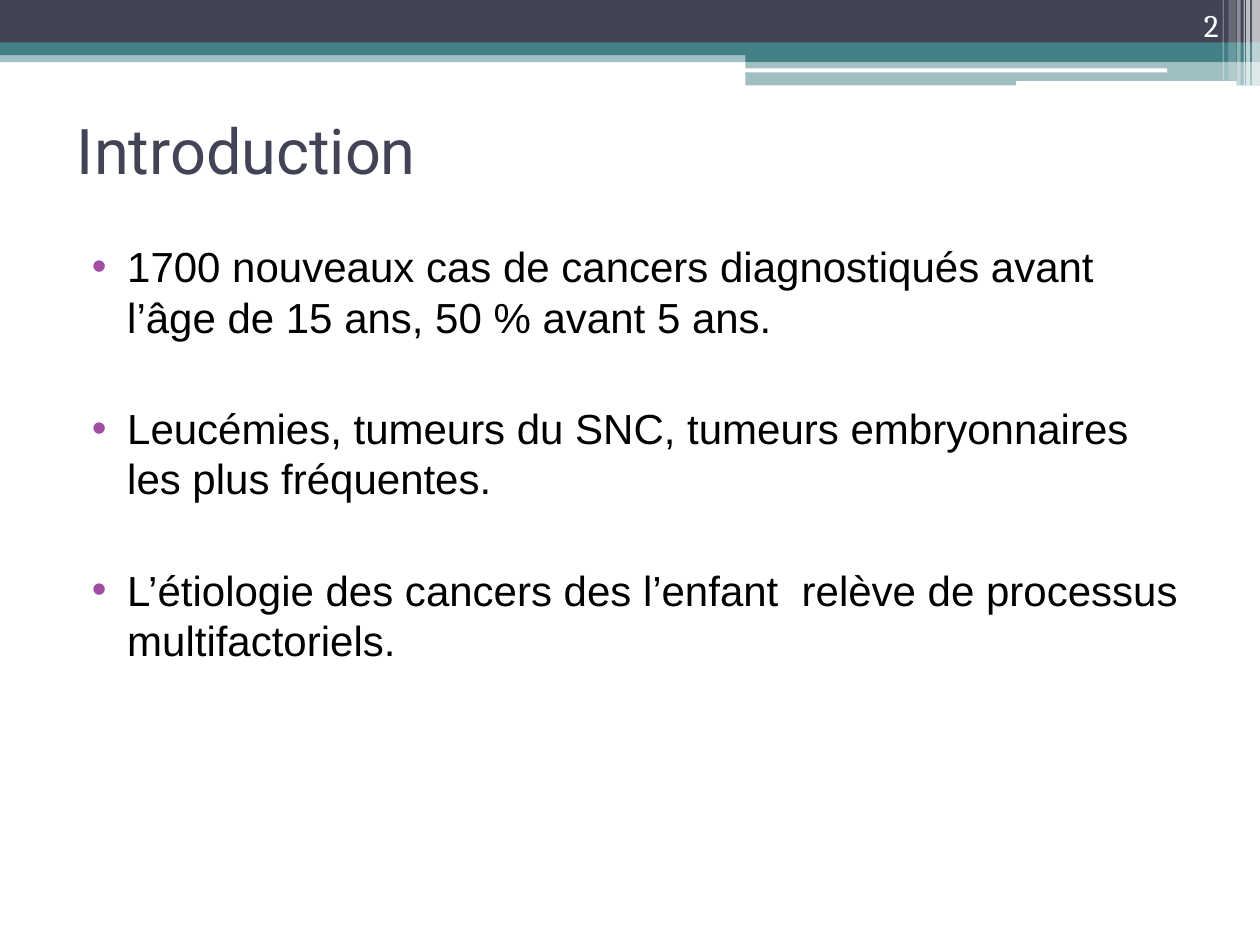
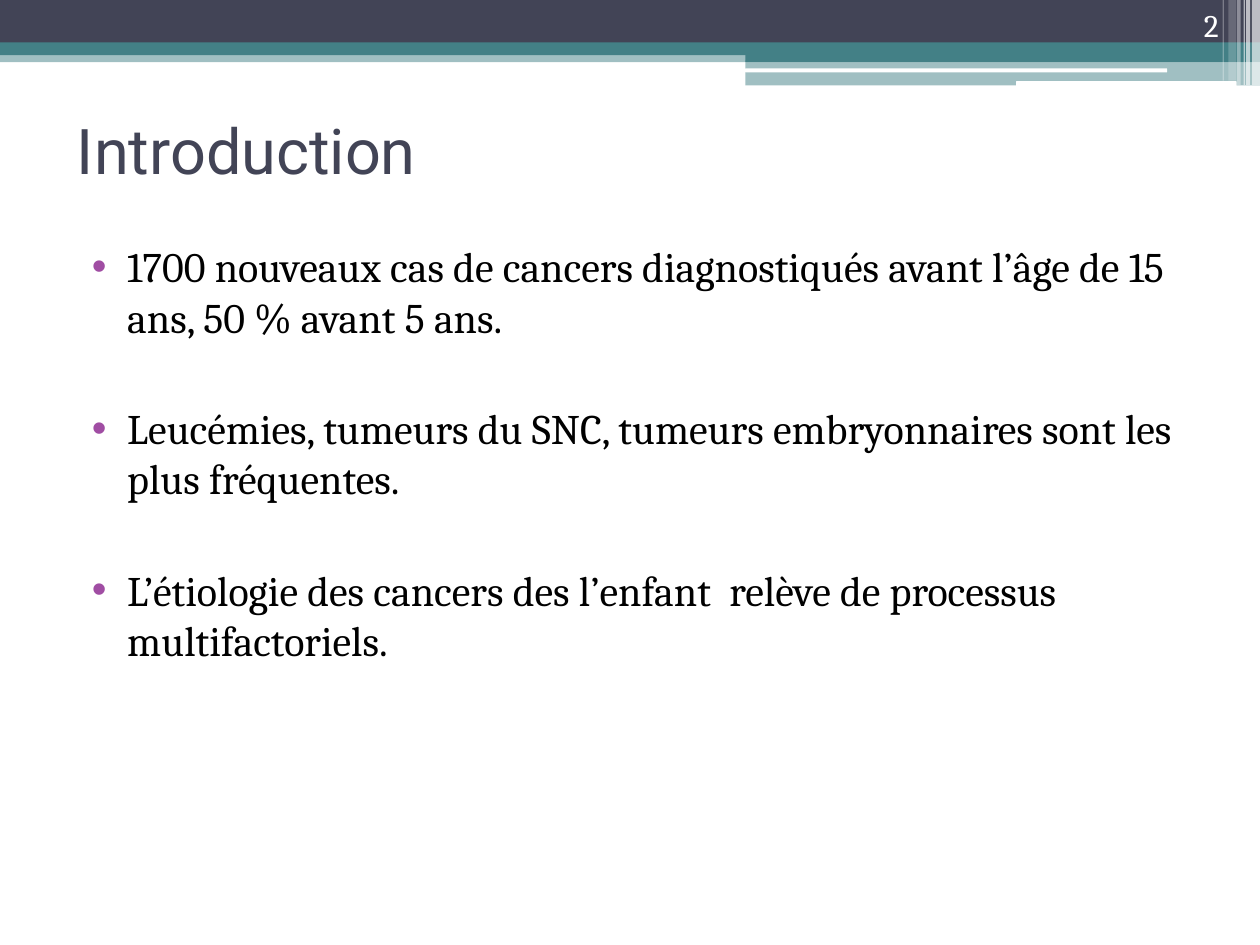
Before and after one commit to axedup/these, a slide deck: slide 2 of presentation_pmi.ppt. Drawn at 1260x945 pixels with LibreOffice and Linux fonts; fonts in the diff are those of the drawing. Boxes give left, top, right and bottom in pixels: in the first picture for what was removed or moved away, otherwise in the second. Text is boxed around its words. In the diff, an @@ line names an element or a change of style, - is before the commit and + after.

```diff
--- a/presentation_pmi.ppt
+++ b/presentation_pmi.ppt
@@ text at bbox=[127, 252, 1164, 657]: font Arial to Cambria in "1700 nouveaux cas de cancers diagnostiqués avant ...", "L’étiologie des cancers des l’enfant relève de ..." @@
@@ text at bbox=[127, 414, 1171, 503]: text changed; font Arial to Cambria @@
-• Leucémies, tumeurs du SNC, tumeurs embryonnaires les plus fréquentes.
+• Leucémies, tumeurs du SNC, tumeurs embryonnaires sont les plus fréquentes.
```
Also in this commit, not shown: 5 other slides changed, 9 slides added, 2 slides removed, 1 other file.
